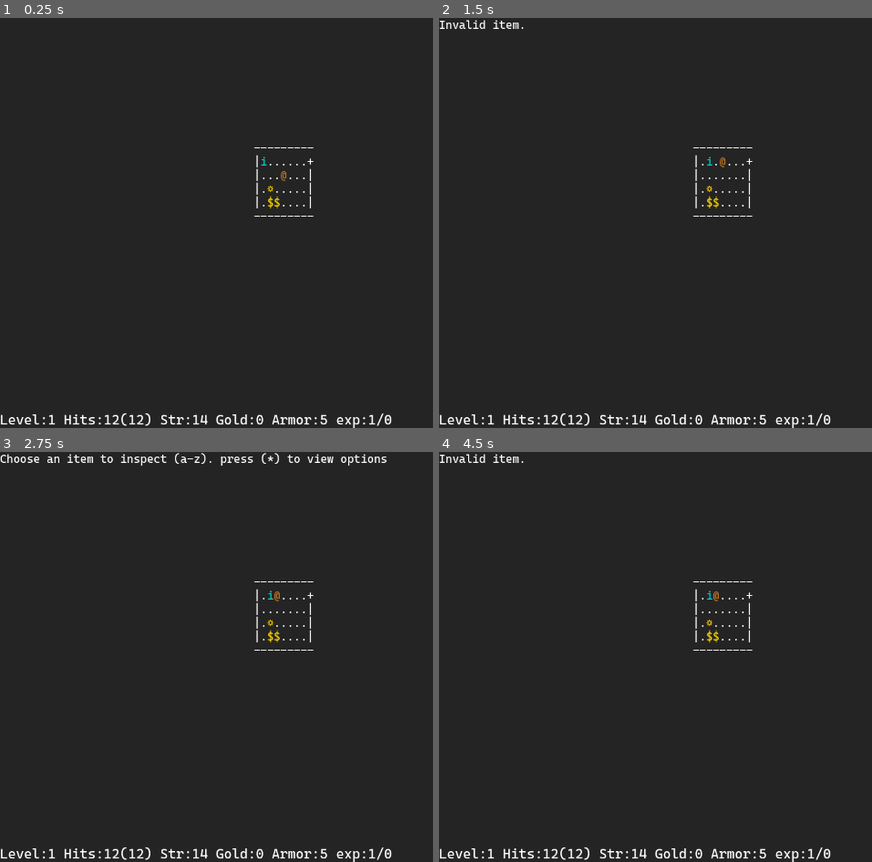
Above: before the commit, frames 1-4 (two rows, left to right).
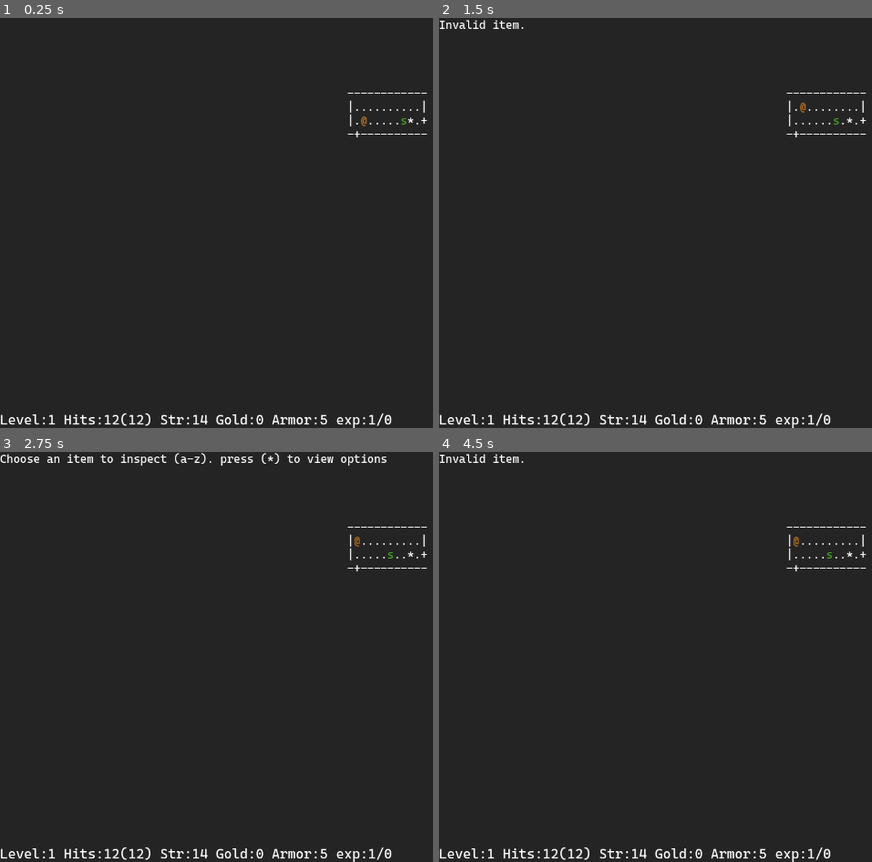
Above: after the commit, the same moments.

Repository: Kristjan-Kessel/GodotRogue
Game: Godot game, scene res://Scenes/main.tscn
Two runs of this game, one before a commit and one after it. Both use one fixed random seed, a clock stepped at 60 frames per second and the inputs below.
Inputs:
- Up to frame 1 (0.25 s): no input
- Up to frame 2 (1.5 s): tap Enter at 0.5 s; hold Up (ui_up) from 0.53 s (still down); tap D (command_drop) at 0.6 s; tap Space (continue) at 1.25 s; tap F (command_find) at 1.35 s
- Up to frame 3 (2.75 s): tap Space (continue) at 2 s; release Up (ui_up) at 2.03 s; hold Left (ui_left) from 2.03 s (still down); tap E (command_inspect) at 2.1 s
- Up to frame 4 (4.5 s): tap Space (continue) at 2.75, 3.5, 4.25 s; tap . (command_rest) at 2.85 s; release Left (ui_left) at 3.53 s; hold Down (ui_down) 3.53-4.28 s; tap , (command_stairs) at 3.6 s; hold Right (ui_right) from 4.28 s (still down); tap T (command_take_armor_off) at 4.35 s

The runs differ from the first frame. In frame 1, 0.5% of the frame differs, in the area x 58-99%, y 18-49%; in frame 2, 0.5%; in frame 3, 0.5%; in frame 4, 0.5%.

Commit message:
Add more enemies, refactor some code

Diff:
--- a/Globals/Constants.gd
+++ b/Globals/Constants.gd
@@ -1,4 +1,8 @@
 extends Node
+
+# Map Variables
+const map_width: int = 3*35
+const map_height: int = 3*8
 
 # Constant variables
 const INVENTORY_CHARS = "abcfghijklmnoprstuvxyz" # Chars to select an item in the inventory. some chars overlap with commands so remove those.
--- a/Globals/Globals.gd
+++ b/Globals/Globals.gd
@@ -1,7 +1,5 @@
 extends Node
 
-const map_width: int = 3*35
-const map_height: int = 3*8
 var rng_seed: int = -1
 var rng: RandomNumberGenerator = RandomNumberGenerator.new()
 var level_rng: RandomNumberGenerator = RandomNumberGenerator.new()
--- a/Globals/Pools.gd
+++ b/Globals/Pools.gd
@@ -57,8 +57,8 @@
 
 # Enemy spawning pools
 static var low_tier_enemies = ["goblin","snake","emu"]
-static var mid_tier_enemies = ["hobgoblin","centaur","icemonster"]
-static var high_tier_enemies = ["hobgoblin","centaur","icemonster"]
+static var mid_tier_enemies = ["orc","centaur","icemonster"]
+static var high_tier_enemies = ["drake","troll","banshee"]
 
 # chance for enemies to be sleeping when spawned, 1/sleep_chance
 const sleep_chance = 10
--- /dev/null
+++ b/Scripts/Enemies/banshee.gd
@@ -0,0 +1,12 @@
+extends Enemy
+
+# Banshee
+
+func _ready() -> void:
+    health = 1
+    armor = 15
+    attack = 30
+    label = "Banshee"
+    ascii = "[color=#adffff]b[/color]"
+    min_exp = 1
+    max_exp = 1
--- /dev/null
+++ b/Scripts/Enemies/drake.gd
@@ -0,0 +1,12 @@
+extends Enemy
+
+# Drake
+
+func _ready() -> void:
+    health = 20
+    armor = 6
+    attack = 20
+    label = "Drake"
+    ascii = "[color=#a11702]d[/color]"
+    min_exp = 2
+    max_exp = 3
--- /dev/null
+++ b/Scripts/Enemies/troll.gd
@@ -0,0 +1,12 @@
+extends Enemy
+
+# Orc
+
+func _ready() -> void:
+    health = 25
+    armor = 2
+    attack = 20
+    label = "Troll"
+    ascii = "[color=#00ad5f]t[/color]"
+    min_exp = 2
+    max_exp = 3
--- a/Scripts/Level/level_generator.gd
+++ b/Scripts/Level/level_generator.gd
@@ -20,9 +20,9 @@
     # To track floor tiles that can support items and enemies (Ex: stairs and player tile cannot.)
     var spawning_tiles = []
 
-    for y in range(Globals.map_height):
+    for y in range(Constants.map_height):
         var row = []
-        for x in range(Globals.map_width):
+        for x in range(Constants.map_width):
             row.append(empty_tile);
         map.append(row)
 
@@ -50,10 +50,10 @@
     valid_rooms[Globals.level_rng.randi_range(0,valid_rooms.size()-1)].is_exit_room = true
 
     for room in room_list:
-        var max_width = Globals.map_width/3
-        var max_height = Globals.map_height/3
-        var start_x = Globals.map_width/3*room.grid_position.x
-        var start_y = Globals.map_height/3*room.grid_position.y
+        var max_width = Constants.map_width/3
+        var max_height = Constants.map_height/3
+        var start_x = Constants.map_width/3*room.grid_position.x
+        var start_y = Constants.map_height/3*room.grid_position.y
 
         if room.skip:
             room.position.x = Globals.level_rng.randi_range(start_x,start_x+max_width-1)
@@ -373,16 +373,16 @@
 static func convert_ascii_to_tiles(ascii_map: Array, player: Node) -> Array:
     var tile_map = []
     var empty_tile = Tile.new("EMPTY", false, Constants.EMPTY, false, Vector2(-1,-1))
-    for y in range(Globals.map_height):
+    for y in range(Constants.map_height):
         var row = []
-        for x in range(Globals.map_width):
+        for x in range(Constants.map_width):
             row.append(empty_tile);
         tile_map.append(row)
 
     var ascii_width = ascii_map[0].size()
     var ascii_height = ascii_map.size()
-    var offset_x = int((Globals.map_width - ascii_width) / 2)
-    var offset_y = int((Globals.map_height - ascii_height) / 2)
+    var offset_x = int((Constants.map_width - ascii_width) / 2)
+    var offset_y = int((Constants.map_height - ascii_height) / 2)
 
     var enemies = []
     for y in range(ascii_map.size()):
@@ -417,6 +417,10 @@
                     tile = Tile.new("FLOOR",true,Constants.FLOOR,false, position)
                     var enemy = EnemyData.new(position,"icemonster", false)
                     enemies.append(enemy)
+                "d":
+                    tile = Tile.new("FLOOR",true,Constants.FLOOR,false, position)
+                    var enemy = EnemyData.new(position,"drake", false)
+                    enemies.append(enemy)
                 Constants.TXT_ARTIFACT:
                     tile = Tile.new("FLOOR", true, Constants.FLOOR, false, position)
                     tile.item = Artifact.new()
--- a/Scripts/Level/tile.gd
+++ b/Scripts/Level/tile.gd
@@ -17,7 +17,7 @@
     ascii = _ascii
     is_important = _important
     position = _position
-    id = position.y * Globals.map_width + position.x
+    id = position.y * Constants.map_width + position.x
 
 func is_interesting() -> bool:
     return is_important || item != null || entity != null
--- a/Scripts/main.gd
+++ b/Scripts/main.gd
@@ -19,9 +19,9 @@
     Globals.initialize_randomness()
     print("Using seed: ", Globals.rng_seed)
     ui.update_stats(player, turn)
-    #new_level()
+    new_level()
     #test_level("final.txt")
-    test_level("test.txt")
+    #test_level("test.txt")
 
 func get_tile(position: Vector2) -> Tile:
     if position.y >= 0 and position.y < map_data.size():
@@ -174,8 +174,8 @@
     level.text = map_str
 
 func move_enemy(new_position: Vector2, enemy: Enemy):
-    new_position.x = clamp(new_position.x, 0, Globals.map_width - 1)
-    new_position.y = clamp(new_position.y, 0, Globals.map_height - 1)
+    new_position.x = clamp(new_position.x, 0, Constants.map_width - 1)
+    new_position.y = clamp(new_position.y, 0, Constants.map_height - 1)
     var target_tile = get_tile(new_position)
     if target_tile.is_walkable:
         if target_tile.entity == null:
@@ -198,8 +198,8 @@
 
     log_message = ""
 
-    new_position.x = clamp(new_position.x, 0, Globals.map_width - 1)
-    new_position.y = clamp(new_position.y, 0, Globals.map_height - 1)
+    new_position.x = clamp(new_position.x, 0, Constants.map_width - 1)
+    new_position.y = clamp(new_position.y, 0, Constants.map_height - 1)
     var moved = false
 
     var target_tile = get_tile(new_position)
Not shown, changed: Preset Levels/test.txt
Not shown, added: Scripts/Enemies/banshee.gd.uid
Not shown, added: Scripts/Enemies/drake.gd.uid
Not shown, added: Scripts/Enemies/troll.gd.uid
